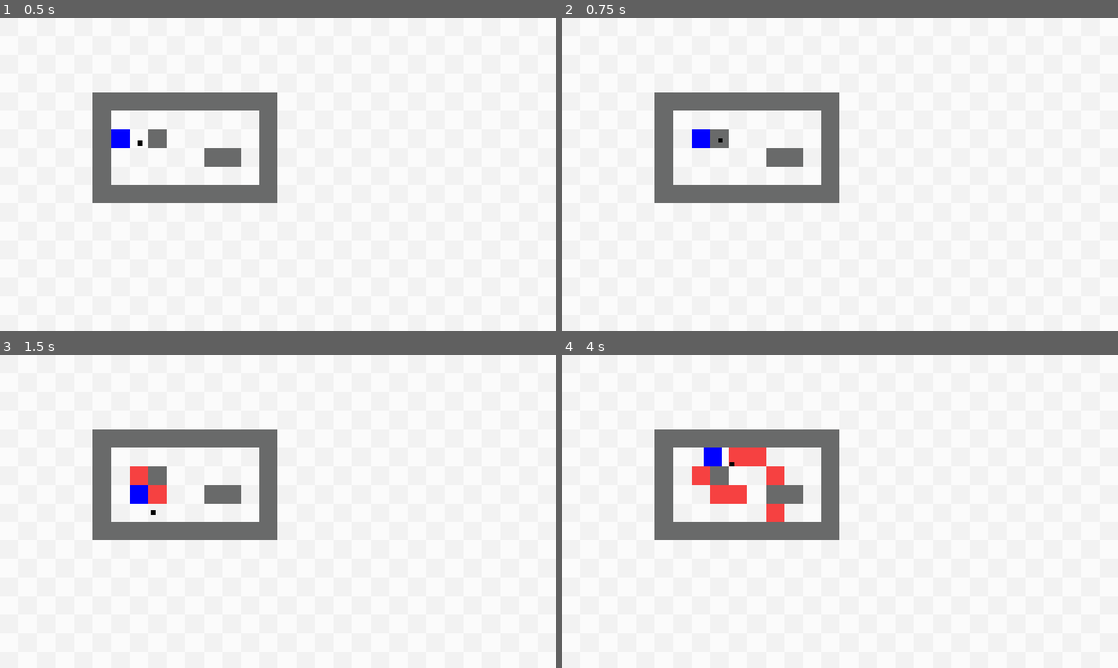
Above: before the commit, frames 1-4 (two rows, left to right).
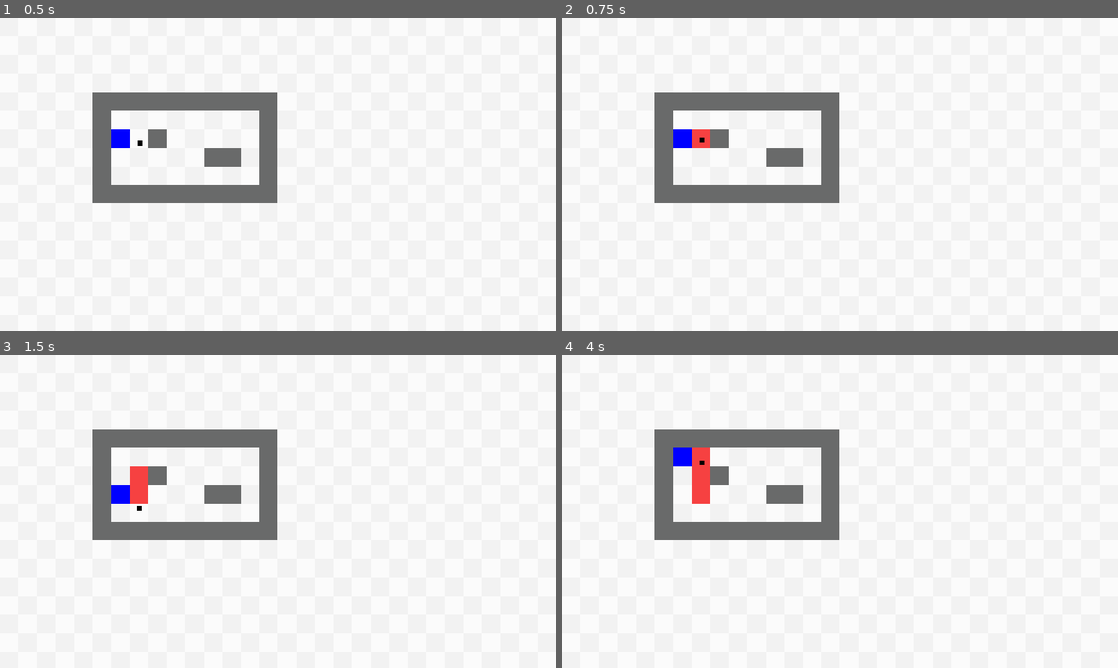
Above: after the commit, the same moments.

Repository: btoosey/Godot-Wild-Jam-99
Game: Godot game, scene res://scenes/main/main.tscn
The game is run twice, just before and just after one commit, with the same random seed, the same clock (stepped at 60 frames per second) and the same inputs.
Inputs (mouse positions are in pixels of both pictures, inside the frame that each line leads up to):
- Up to frame 1 (0.5 s): no input
- Up to frame 2 (0.75 s): tap Enter at 0.5 s; move the mouse to (962, 158) at 0.52 s; press the mouse at (962, 158) at 0.53 s; hold D (player_right) from 0.53 s (still down)
- Up to frame 3 (1.5 s): tap Space at 1.25 s; move the mouse to (166, 527) at 1.27 s; release D (player_right) at 1.28 s; release the mouse at (166, 527) at 1.28 s; hold S (player_down) from 1.28 s (still down); click (166, 527) at 1.35 s
- Up to frame 4 (4 s): tap Enter at 2 s; move the mouse to (895, 442) at 2.02 s; release S (player_down) at 2.03 s; hold D (player_right) 2.03-2.78 s; hold Q (undo) 2.03-2.78 s; click (895, 442) at 2.3 s; move the mouse to (812, 574) at 2.77 s; hold W (player_up) 2.78-3.53 s; click (812, 574) at 2.85 s; tap Space at 3.5 s; move the mouse to (1006, 558) at 3.52 s; press the mouse at (1006, 558) at 3.53 s; hold A (player_left) from 3.53 s (still down)

Frame 1 is identical in both runs. In frame 2, 0.4% of the frame differs, in the area x 20-29%, y 35-42%; in frame 3, 0.6%; in frame 4, 1.9%, in the area x 20-40%, y 29-54%.

Commit message:
FIX: paint can longer be walked on

Diff:
--- a/scenes/main/main.tscn
+++ b/scenes/main/main.tscn
@@ -74,9 +74,10 @@
 [node name="Player" parent="." unique_id=1106888986 instance=ExtResource("3_yyfjg")]
 position = Vector2(208, 208)
 
-[node name="GridMover" parent="Player" index="2" unique_id=1246385282 node_paths=PackedStringArray("ground", "walls")]
+[node name="GridMover" parent="Player" index="2" unique_id=1246385282 node_paths=PackedStringArray("ground", "walls", "paint")]
 ground = NodePath("../../Tilemaps/Ground")
 walls = NodePath("../../Tilemaps/Walls")
+paint = NodePath("../../Tilemaps/Paint")
 
 [node name="Paintbrush" parent="." unique_id=677155198 node_paths=PackedStringArray("player") instance=ExtResource("11_ouso4")]
 player = NodePath("../Player")
--- a/scenes/paintbrush/paintbrush.gd
+++ b/scenes/paintbrush/paintbrush.gd
@@ -49,4 +49,3 @@
 func paint_cell(cell: Vector2i) -> void:
 	paint.set_cell(cell, 0, Vector2i.ZERO)
 	cell_painted.emit(cell)
-	print("painted: ", cell)
--- a/scripts/components/player/grid_mover.gd
+++ b/scripts/components/player/grid_mover.gd
@@ -8,6 +8,7 @@
 @export var player: CharacterBody2D
 @export var ground: TileMapLayer
 @export var walls: TileMapLayer
+@export var paint: TileMapLayer
 
 @onready var movement_marker: Marker2D = $MovementMarker
 
@@ -75,7 +76,7 @@
 func _check_direction_clear(pos: Vector2) -> bool:
 	var target_tile := walls.local_to_map(walls.to_local(pos))
 	var target_tile_data: TileData = walls.get_cell_tile_data(target_tile)
-	if target_tile_data != null and target_tile_data.get_custom_data('walls'):
+	if target_tile_data != null and target_tile_data.get_custom_data('walls') or paint.get_cell_tile_data(target_tile):
 		return false
 	else:
 		return true
